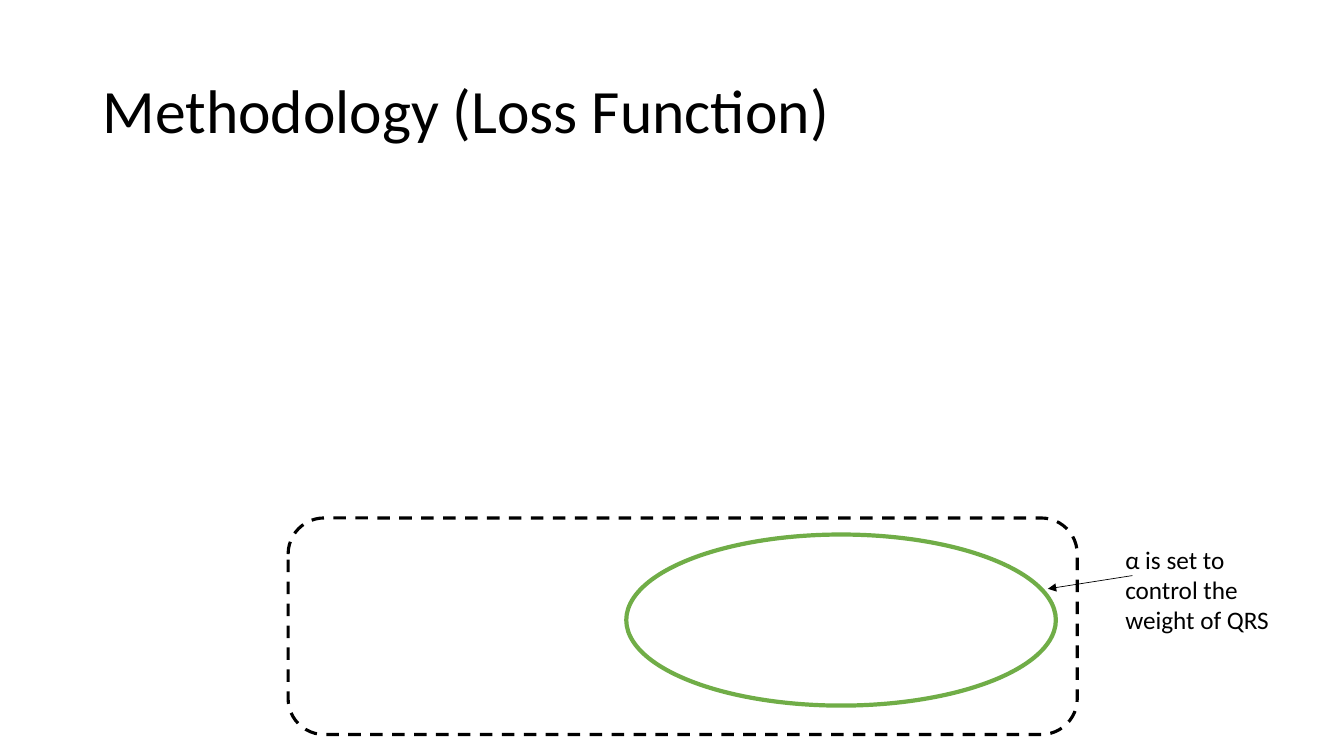
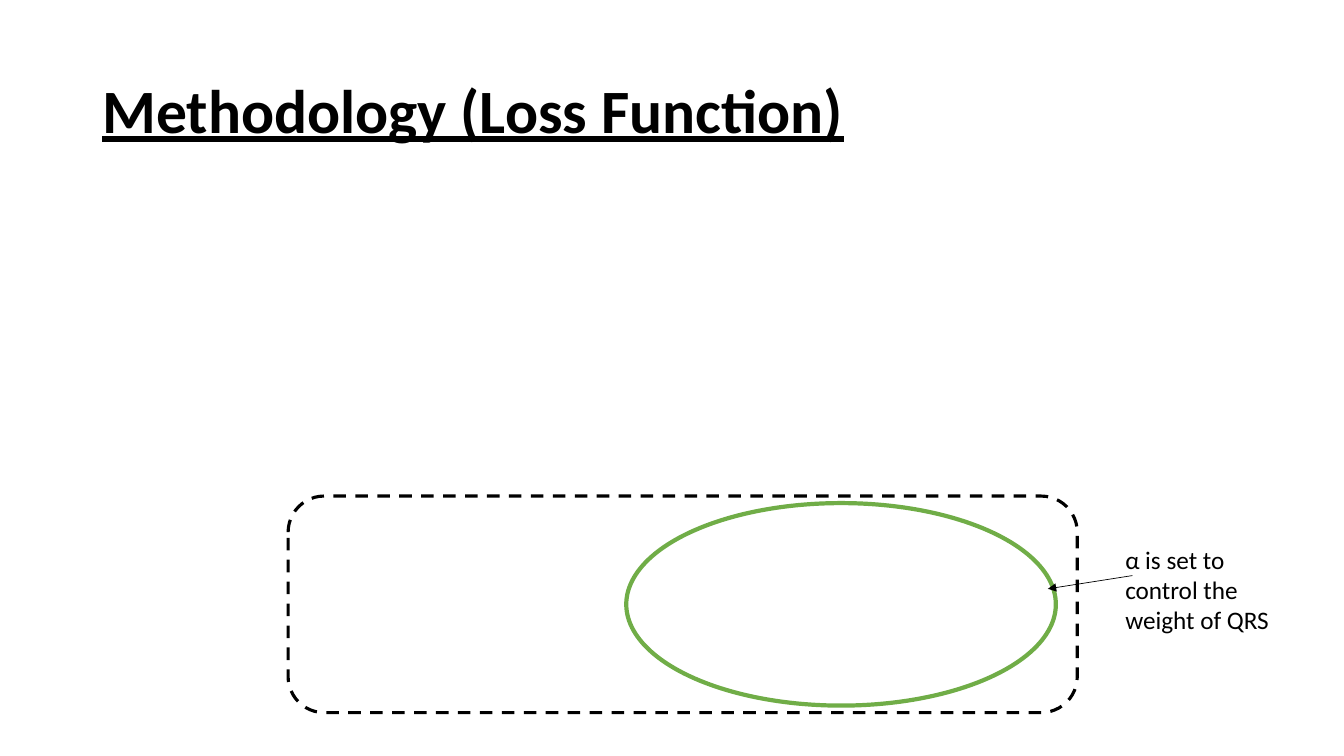
Before and after one commit to ben120-web/MSc-Project, a slide deck: slide 9 of Electrode Motion Denoising/reports/DeepLearningElectrodeMotionRemoval.pptx (slide 10 before the commit). Drawn at 1344x756 pixels with LibreOffice and Linux fonts; fonts in the diff are those of the drawing; grey boxes stand for pictures. Boxes give left, top, right and bottom in pixels: in the first picture for what was removed or moved away, otherwise in the second. Text is boxed around its words. In the diff, an @@ line names an element or a change of style, - is before the commit and + after.

```diff
--- a/Electrode Motion Denoising/reports/DeepLearningElectrodeMotionRemoval.pptx
+++ b/Electrode Motion Denoising/reports/DeepLearningElectrodeMotionRemoval.pptx
@@ title "Methodology (Loss Function)" at box(102, 87, 842, 144): bold on, underline on @@
@@ rounded rectangle: place and size @@
-rounded rectangle at box(288, 518, 1078, 735)
+rounded rectangle at box(288, 496, 1078, 713)
@@ ellipse: place and size @@
-ellipse at box(626, 534, 1056, 706)
+ellipse at box(626, 503, 1056, 706)
```
Also in this commit, not shown: 6 other slides changed, 1 slide added, 2 slides removed, 1 other file.
